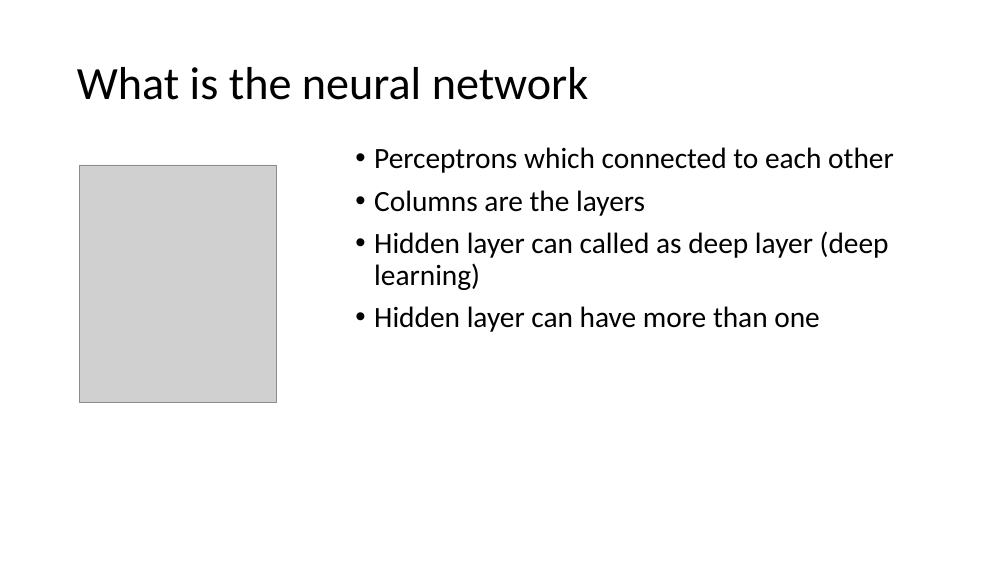
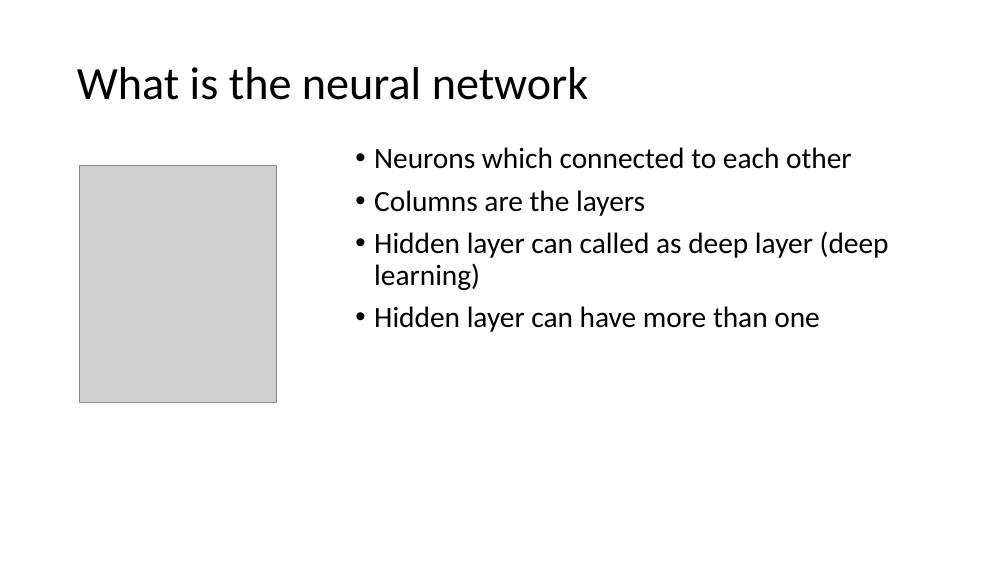
Before and after one commit to zasboth/tutorials, a slide deck: slide 3 of Neural networks/Neural Network Basics1.pptx (slide 4 before the commit). Drawn at 1008x567 pixels with LibreOffice and Linux fonts; fonts in the diff are those of the drawing; grey boxes stand for pictures. Boxes give left, top, right and bottom in pixels: in the first picture for what was removed or moved away, otherwise in the second. Text is boxed around its words. In the diff, an @@ line names an element or a change of style, - is before the commit and + after.

```diff
--- a/Neural networks/Neural Network Basics1.pptx
+++ b/Neural networks/Neural Network Basics1.pptx
@@ text at (374,147,852,169): text changed @@
-• Perceptrons which connected to each other
+• Neurons which connected to each other
```
Also in this commit, not shown: 3 other slides changed, 5 slides added.
